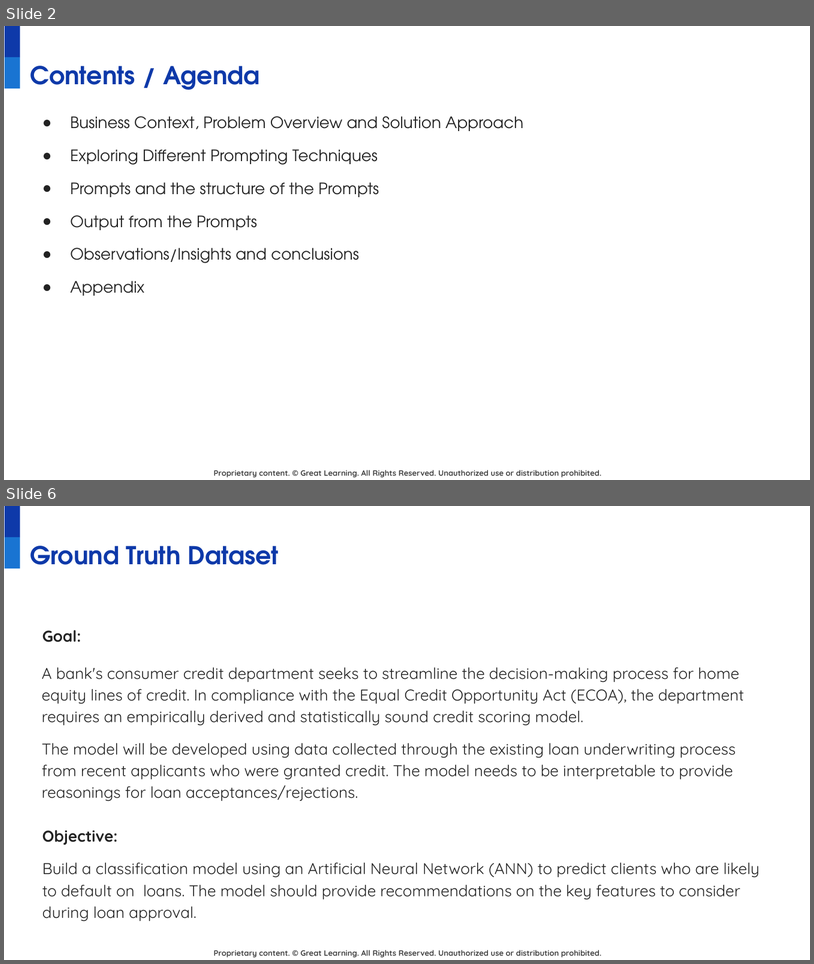
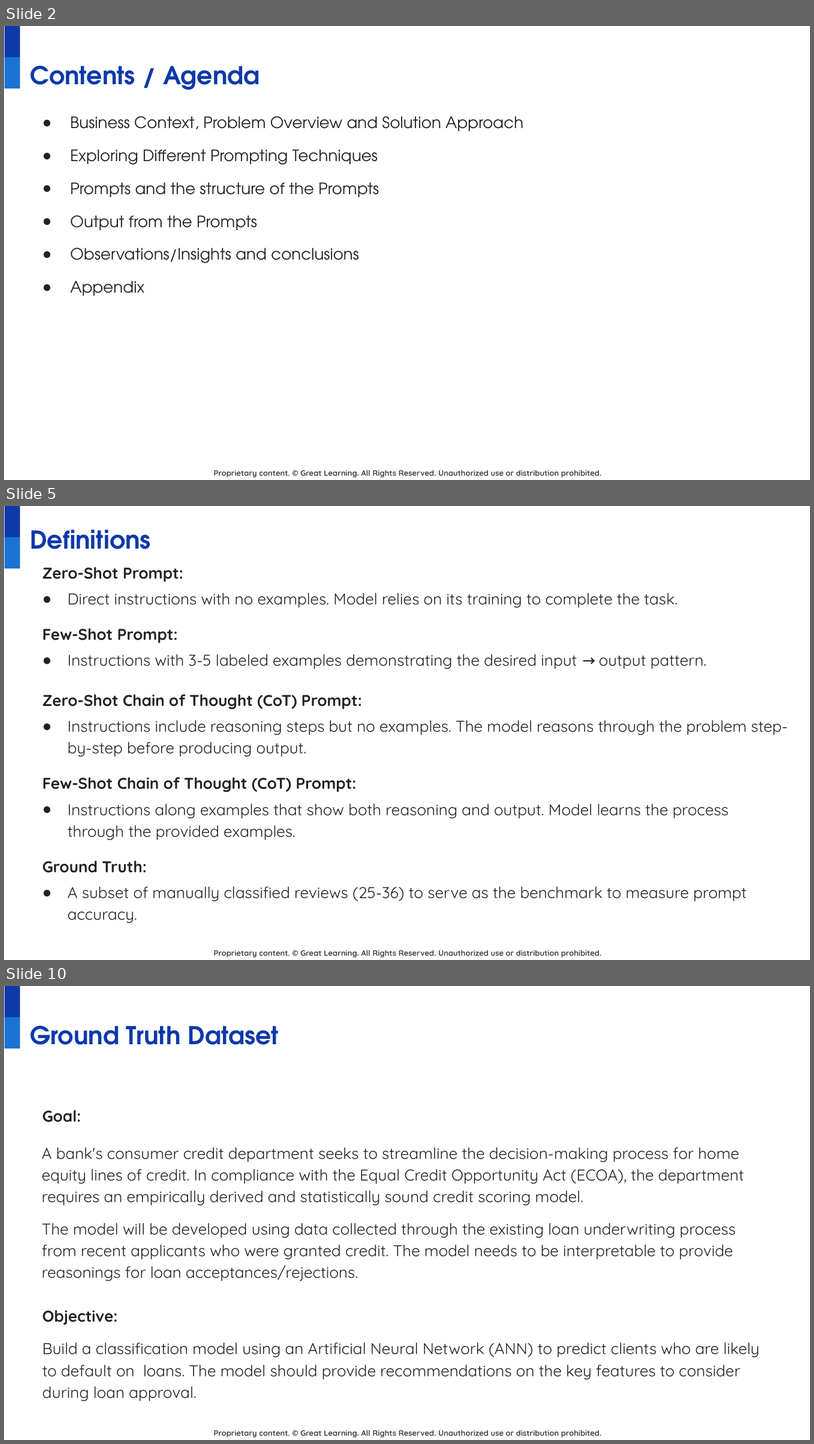
Before and after one commit to juanbucz/GreatLearning-TermProjects, a slide deck: GenAI-Powered Food Delivery Sentiment Analysis/Project Presentation - Business Applications of GenAI - John Buczkowski.pptx. Shown one above the other, each under a label of ours: slides 2 and 6 before the commit, slides 2, 5 and 10 after it; the slides between them are not shown. The pictures are 814x964 and 814x1444 pixels, drawn with LibreOffice and Linux fonts; fonts in the diff are those of the drawing; background and template pictures are left out. Boxes give left, top, right and bottom in pixels: in the first picture for what was removed or moved away, otherwise in the second. Text is boxed around its words. In the diff, an @@ line names an element or a change of style, - is before the commit and + after.

```diff
--- a/GenAI-Powered Food Delivery Sentiment Analysis/Project Presentation - Business Applications of GenAI - John Buczkowski.pptx
+++ b/GenAI-Powered Food Delivery Sentiment Analysis/Project Presentation - Business Applications of GenAI - John Buczkowski.pptx
@@ slide 5 added at (x1=4, y1=506, x2=810, y2=960), background #FFFFFF; not listed: 3 template elements that a slide beside it also shows @@
@@ title added at (x1=30, y1=529, x2=151, y2=549), 22 pt, text #0E39A9, bold @@
+Definitions
@@ text added at (x1=42, y1=567, x2=789, y2=923), 14 pt, text #222222 @@
+Zero-Shot Prompt:
+● Direct instructions with no examples. Model relies on its training to complete the task.
+Few-Shot Prompt:
+● Instructions with 3-5 labeled examples demonstrating the desired input → output pattern.
+Zero-Shot Chain of Thought (CoT) Prompt:
+● Instructions include reasoning steps but no examples. The model reasons through the problem step-by-step before producing output.
+Few-Shot Chain of Thought (CoT) Prompt:
+● Instructions along examples that show both reasoning and output. Model learns the process through the provided examples.
+Ground Truth:
+● A subset of manually classified reviews (25-36) to serve as the benchmark to measure prompt accuracy.
@@ what was slide 6 is now slide 10 @@
```
Also in this commit, not shown: 1 slide changed, 6 other slides added, 2 slides removed, 1 other file.
